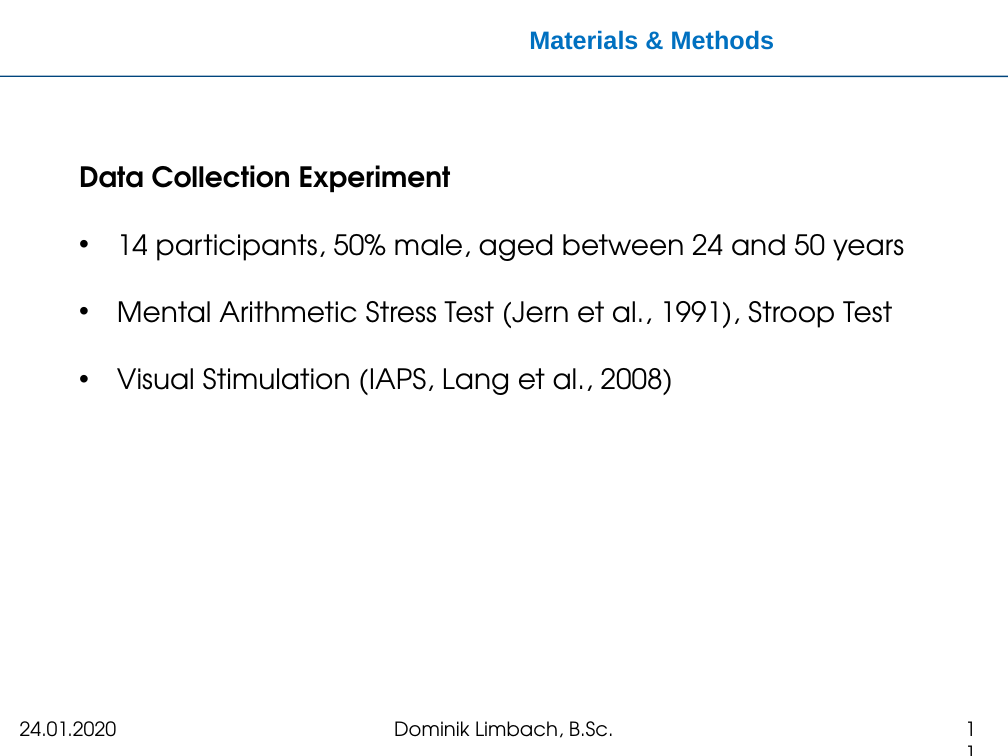
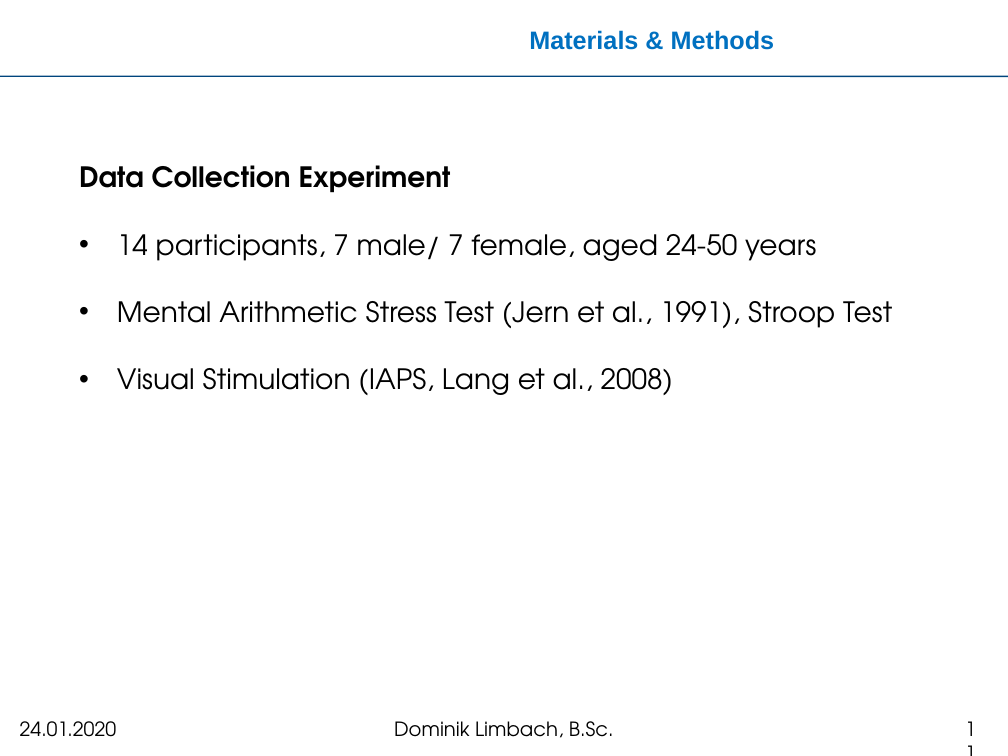
Before and after one commit to meistalampe/MTEC, a slide deck: slide 11 of Kolloquium-Master/kolloquium.pptx. Drawn at 1008x756 pixels with LibreOffice and Linux fonts; fonts in the diff are those of the drawing; background and template pictures are left out. Boxes give left, top, right and bottom in pixels: in the first picture for what was removed or moved away, otherwise in the second. Text is boxed around its words. In the diff, an @@ line names an element or a change of style, - is before the commit and + after.

```diff
--- a/Kolloquium-Master/kolloquium.pptx
+++ b/Kolloquium-Master/kolloquium.pptx
@@ text at box(117, 234, 816, 261): text changed @@
-• 14 participants, 50% male, aged between 24 and 50 years
+• 14 participants, 7 male/ 7 female, aged 24-50 years
```
Also in this commit, not shown: 14 other slides changed.
